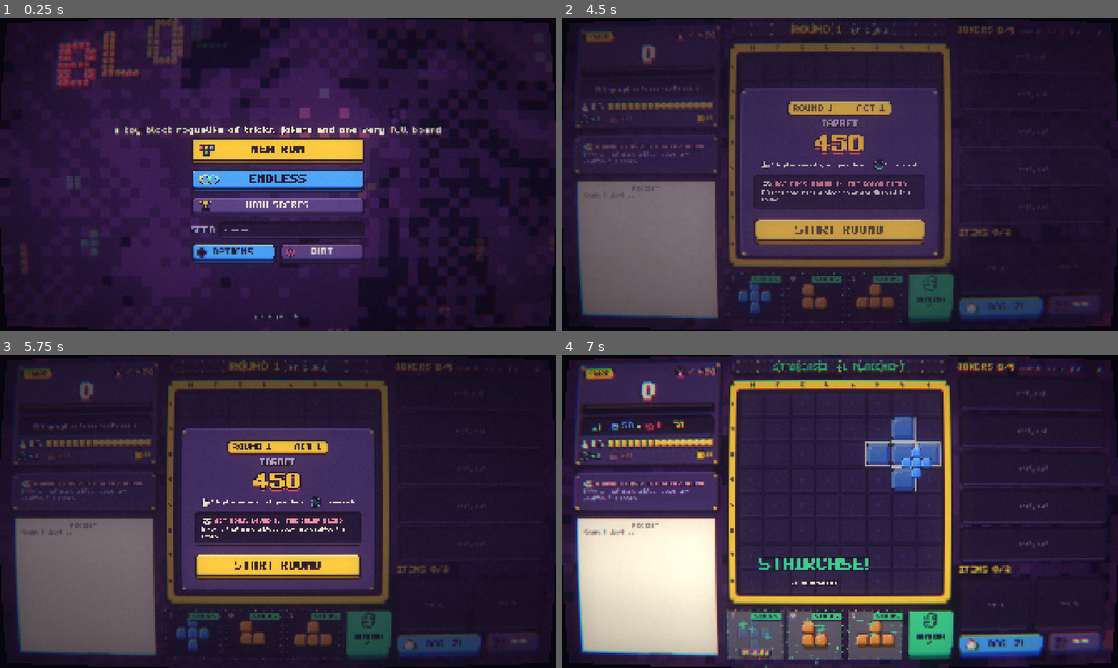
Above: before the commit, frames 1-4 (two rows, left to right).
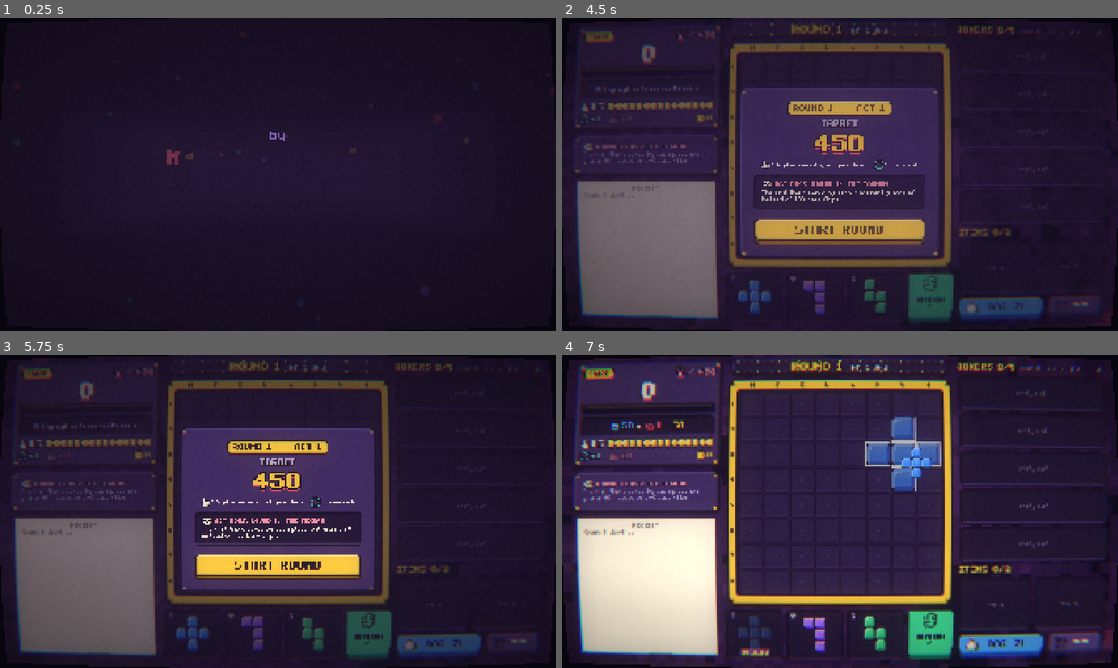
Above: after the commit, the same moments.

Repository: ElMariones/blockmania
Game: Godot game, scene res://game/main.tscn
Same seed, same stepped clock (60 frames per second), same inputs: the game is played once before the commit and once after it.
Inputs (mouse positions are in pixels of both pictures, inside the frame that each line leads up to):
- Up to frame 1 (0.25 s): no input
- Up to frame 2 (4.5 s): click (851, 230) at 0.52 s; type "12" at 0.6 s; click "NEW RUN" at 1.25 s; click "NEW RUN" at 2 s; click "ENDLESS" at 2.75 s; click "ENDLESS" at 3.5 s; click "PLAY" at 4.25 s
- Up to frame 3 (5.75 s): click "REFRESH x1" at 5 s
- Up to frame 4 (7 s): click "START ROUND" at 5.75 s; tap Enter (bm_place) at 6.5 s; drag from (751, 633) to (895, 442) at 6.52 s

The runs differ from the first frame. In frame 1, 36% of the frame differs, in the area x 0-100%, y 0-100%; in frame 2, 1.9%; in frame 3, 1.8%; in frame 4, 6.6%.

Commit message:
Launch splash, fullscreen and FPS options
- BMSplash replaces Godot's boot image (now off, ink background): "by Mario
  Landáburu" pops in letter by letter in Blockhead and dances, "made with
  Godot" slides in, then every letter bursts into spinning pieces and chips
  with a flash while the curtain fades and the title logo drops in. About
  2.3 s; any click/key/pad button skips to the burst, a second one ends it.
  Reduced motion fades only. `-- --no-splash` skips it (tools/shoot.py passes
  it unless BM_SPLASH=1).
- Blockhead gains á é í ó ú ñ ü, their capitals, ¡ and ¿.
- Options > DISPLAY: FULLSCREEN and SHOW FPS toggles, saved in settings; the
  FPS counter sits on its own layer above the CRT.

Co-Authored-By: Claude Opus 5.5 <noreply@anthropic.com>

Diff:
--- a/game/main.gd
+++ b/game/main.gd
@@ -17,6 +17,8 @@
 var crt: BMCrtLayer
 var audio: BMAudio
 var _pause: Control
+var _fps_layer: CanvasLayer
+var _fps_label: Label
 var _endless_pending_ms := 0.0
 var _window_focused := true
 
@@ -55,8 +57,27 @@
 	crt = BMCrtLayer.new()
 	crt.mode = String(settings.get("crt", "soft"))
 	add_child(crt)
+	# FPS counter: its own layer above the CRT so the digits stay crisp.
+	_fps_layer = CanvasLayer.new()
+	_fps_layer.layer = 120
+	add_child(_fps_layer)
+	_fps_label = BMStyle.label("", 20, BMStyle.MINT_L, true, 6)
+	_fps_label.position = Vector2(12, 8)
+	_fps_label.mouse_filter = Control.MOUSE_FILTER_IGNORE
+	_fps_layer.add_child(_fps_label)
 	_apply_motion_setting()
+	_apply_display_settings()
 	show_title()
+	# Studio splash over the title; the title's logo intro replays once it is gone.
+	# `-- --no-splash` skips it (tools/shoot.py passes this for screenshot fixtures).
+	if "--no-splash" in OS.get_cmdline_user_args():
+		return
+	var splash := BMSplash.new()
+	splash.main = self
+	title_screen.hold_intro()
+	splash.revealing.connect(func() -> void: title_screen.refresh())
+	add_child(splash)
+	move_child(splash, crt.get_index())
 
 
 # --- Run lifecycle -------------------------------------------------------------------------
@@ -124,6 +145,8 @@
 	if endless_screen != null and endless_screen.visible and endless_screen.game != null \
 			and not endless_screen.game.over and not is_paused() and not endless_screen.is_style_picker_open() and _window_focused:
 		_endless_pending_ms += delta * 1000.0
+	if _fps_label != null and _fps_label.visible:
+		_fps_label.text = "%d FPS" % Engine.get_frames_per_second()
 
 
 func _flush_endless_time() -> void:
@@ -304,12 +327,15 @@
 	np.add_child(skip)
 	right.add_child(BMStyle.pill("DISPLAY", "sky", 20))
 	right.add_child(_setting_button("CRT SCREEN", "crt", ["soft", "full", "off"]))
-	var disp := BMStyle.hbox(10)
-	right.add_child(disp)
-	for b in [_setting_button("MOTION", "reduced_motion", [false, true], {false: "FULL", true: "REDUCED"}),
-			_setting_button("PATTERNS", "block_patterns", [false, true], {false: "OFF", true: "ON"})]:
-		b.size_flags_horizontal = Control.SIZE_EXPAND_FILL
-		disp.add_child(b)
+	for pair in [[_setting_button("MOTION", "reduced_motion", [false, true], {false: "FULL", true: "REDUCED"}),
+			_setting_button("PATTERNS", "block_patterns", [false, true], {false: "OFF", true: "ON"})],
+			[_setting_button("FULLSCREEN", "fullscreen", [false, true], {false: "OFF", true: "ON"}),
+			_setting_button("SHOW FPS", "show_fps", [false, true], {false: "OFF", true: "ON"})]]:
+		var disp := BMStyle.hbox(10)
+		right.add_child(disp)
+		for b in pair:
+			b.size_flags_horizontal = Control.SIZE_EXPAND_FILL
+			disp.add_child(b)
 	BMStyle.focus_later(resume)
 	_pop_in(p)
 
@@ -405,6 +431,7 @@
 
 func _apply_settings() -> void:
 	audio.apply_settings(settings)
+	_apply_display_settings()
 	BMBlockPainter.show_patterns = settings.block_patterns
 	crt.set_mode(String(settings.crt))
 	_apply_motion_setting()
@@ -432,6 +459,23 @@
 		BMStyle.set_keyboard_focus_visible(true)
 	elif event is InputEventMouseButton or event is InputEventMouseMotion:
 		BMStyle.set_keyboard_focus_visible(false)
+
+
+## Window mode and FPS counter. Leaving fullscreen restores a centered 1600x900 window.
+func _apply_display_settings() -> void:
+	var want_full := bool(settings.get("fullscreen", false))
+	var mode := DisplayServer.window_get_mode()
+	var is_full := mode == DisplayServer.WINDOW_MODE_FULLSCREEN or mode == DisplayServer.WINDOW_MODE_EXCLUSIVE_FULLSCREEN
+	if want_full and not is_full:
+		DisplayServer.window_set_mode(DisplayServer.WINDOW_MODE_FULLSCREEN)
+	elif not want_full and is_full:
+		DisplayServer.window_set_mode(DisplayServer.WINDOW_MODE_WINDOWED)
+		var screen := DisplayServer.window_get_current_screen()
+		var area := DisplayServer.screen_get_usable_rect(screen)
+		var sz := Vector2i(mini(1600, area.size.x), mini(900, area.size.y))
+		DisplayServer.window_set_size(sz)
+		DisplayServer.window_set_position(area.position + (area.size - sz) / 2)
+	_fps_label.visible = bool(settings.get("show_fps", false))
 
 
 func _apply_motion_setting() -> void:
--- a/game/run/save_store.gd
+++ b/game/run/save_store.gd
@@ -67,7 +67,9 @@
 		"endless_skin": "classic", "endless_skins_unlocked": [],
 		# Audio: volumes are 0..1; "muted" silences everything, "music_on" only the soundtrack.
 		"master_volume": 0.8, "music_volume": 0.6, "sfx_volume": 0.8,
-		"muted": false, "music_on": true, "mute_unfocused": false}
+		"muted": false, "music_on": true, "mute_unfocused": false,
+		# Display: window mode and the corner FPS counter.
+		"fullscreen": false, "show_fps": false}
 	var cfg := ConfigFile.new()
 	if cfg.load(SETTINGS_PATH) == OK:
 		for k in s:
--- /dev/null
+++ b/game/ui/splash_screen.gd
@@ -0,0 +1,232 @@
+class_name BMSplash
+extends Control
+## Studio splash shown once at launch, over the title (replaces Godot's boot image, which is
+## turned off in the project settings). "by Mario Landáburu" pops in letter by letter in the
+## Blockhead font and dances, "made with Godot" slides up under it, then every letter bursts
+## into flying, spinning pieces while the ink curtain fades to reveal the title.
+## About 2.3 s. Any click, key or pad button skips straight to the burst; a second one ends it.
+## Reduced motion: the text fades in and out, with no dancing, bursting or particles.
+
+signal revealing ## the burst starts and the curtain begins to fade
+signal finished
+
+const NAME := "Mario Landáburu"
+const BY := "by"
+const MADE := "made with "
+const ENGINE := "Godot"
+const LETTER_IN := 0.15 ## first name letter appears
+const LETTER_STEP := 0.045
+const POP_TIME := 0.25
+const MADE_AT := 0.85
+const BURST_AT := 1.75
+const FADE_TIME := 0.55
+const GRAVITY := 1500.0
+
+var main: Node
+var _t := 0.0
+var _burst := false
+var _done := false
+var _letters: Array = [] ## {ch, base (Vector2 center), size, color, line, appear_at, [pos, vel, rot, spin]}
+var _bits: Array = [] ## burst particles {pos, vel, color, size, life}
+var _motes: Array = [] ## slow background blocks
+var _landed := 0
+
+
+func _ready() -> void:
+	set_anchors_and_offsets_preset(Control.PRESET_FULL_RECT)
+	mouse_filter = Control.MOUSE_FILTER_STOP
+	_layout()
+	resized.connect(_layout)
+	for i in 22:
+		_motes.append({"pos": Vector2(randf(), randf()), "speed": randf_range(0.02, 0.06),
+			"size": randf_range(10.0, 26.0), "color": BMFinishes.HUES[i % 6]})
+
+
+func _reduced() -> bool:
+	return main != null and main.settings.reduced_motion
+
+
+## Letter centers for the three pieces of text, centered on the screen.
+func _layout() -> void:
+	if _burst:
+		return
+	_letters.clear()
+	var c := size / 2.0
+	_add_line(BY, 40, c + Vector2(0, -120), BMStyle.LILAC, 0, LETTER_IN - 0.08, 0.0)
+	_add_line(NAME, 80, c + Vector2(0, -20), Color.WHITE, 1, LETTER_IN, LETTER_STEP)
+	_add_line(MADE + ENGINE, 30, c + Vector2(0, 110), BMStyle.CREAM, 2, MADE_AT, 0.012)
+
+
+func _add_line(text: String, font_size: int, center: Vector2, color: Color, line: int, start: float, step: float) -> void:
+	var f := BMStyle.font_bold
+	var width := f.get_string_size(text, HORIZONTAL_ALIGNMENT_LEFT, -1, font_size).x
+	var x := center.x - width / 2.0
+	var k := 0
+	for i in text.length():
+		var ch := text[i]
+		var adv := f.get_char_size(ch.unicode_at(0), font_size).x
+		if ch != " ":
+			var col := color
+			if line == 1:
+				col = BMFinishes.HUES[k % 6].lightened(0.15) # candy colors along the name
+			elif line == 2 and i >= MADE.length():
+				col = BMStyle.SKY_L # "Godot"
+			_letters.append({"ch": ch, "base": Vector2(x + adv / 2.0, center.y), "size": font_size,
+				"color": col, "line": line, "appear_at": start + k * step, "adv": adv})
+			k += 1
+		x += adv
+
+
+func _input(event: InputEvent) -> void:
+	if _done:
+		return
+	var pressed := (event is InputEventMouseButton or event is InputEventKey or event is InputEventJoypadButton) \
+		and event.is_pressed() and not event.is_echo()
+	if pressed:
+		if _burst:
+			_finish()
+		else:
+			_t = maxf(_t, BURST_AT)
+	# Nothing reaches the title underneath while the splash is up.
+	if not event is InputEventMouseMotion:
+		get_viewport().set_input_as_handled()
+
+
+func _process(delta: float) -> void:
+	if _done:
+		return
+	_t += delta
+	var rm := _reduced()
+	# Landing ticks for the name letters (a quick rising run).
+	while _landed < _letters.size() and _t >= float(_letters[_landed].appear_at) + POP_TIME * 0.6 and not _burst:
+		if int(_letters[_landed].line) == 1 and not rm:
+			BMAudio.sfx("letter", BMAudio.scale_pitch(_landed % 8), -8.0)
+		_landed += 1
+	if not _burst and _t >= BURST_AT:
+		_start_burst()
+	if _burst and not rm:
+		for l in _letters:
+			l.vel.y += GRAVITY * delta
+			l.pos += l.vel * delta
+			l.rot += l.spin * delta
+		for i in range(_bits.size() - 1, -1, -1):
+			var b: Dictionary = _bits[i]
+			b.vel.y += GRAVITY * 0.6 * delta
+			b.pos += b.vel * delta
+			b.life -= delta
+			if b.life <= 0.0:
+				_bits.remove_at(i)
+	if not rm:
+		for m in _motes:
+			m.pos.y = fposmod(m.pos.y - m.speed * delta, 1.0)
+	if _t >= BURST_AT + FADE_TIME:
+		_finish()
+	queue_redraw()
+
+
+## Every letter flies away from the middle with a spin; each sheds a few colored chips.
+func _start_burst() -> void:
+	_burst = true
+	_t = BURST_AT
+	revealing.emit()
+	if _reduced():
+		return
+	BMAudio.sfx("letter_pop", 1.0)
+	BMAudio.sfx_later("letter_pop", 0.06, 1.25, -4.0)
+	var c := size / 2.0
+	for l in _letters:
+		var p: Vector2 = l.base + Vector2(0, _dance_y(l))
+		var out := (p - c).normalized() if p != c else Vector2.UP
+		l.pos = p
+		l.vel = out * randf_range(380.0, 820.0) + Vector2(randf_range(-120.0, 120.0), -randf_range(300.0, 650.0))
+		l.rot = _dance_rot(l)
+		l.spin = randf_range(-10.0, 10.0)
+		for j in 5:
+			var a := randf() * TAU
+			_bits.append({"pos": p, "vel": Vector2(cos(a), sin(a)) * randf_range(200.0, 700.0) + Vector2(0, -200),
+				"color": l.color, "size": randf_range(6.0, 12.0), "life": randf_range(0.35, 0.7)})
+
+
+func _finish() -> void:
+	if _done:
+		return
+	_done = true
+	finished.emit()
+	queue_free()
+
+
+func _appear(l: Dictionary) -> float:
+	return clampf((_t - float(l.appear_at)) / POP_TIME, 0.0, 1.0)
+
+
+func _dance_y(l: Dictionary) -> float:
+	if _reduced():
+		return 0.0
+	var k := float(l.base.x) * 0.012
+	var amp := 9.0 if int(l.line) == 1 else 4.0
+	return sin(_t * 9.0 + k) * amp * _appear(l)
+
+
+func _dance_rot(l: Dictionary) -> float:
+	if _reduced() or int(l.line) != 1:
+		return 0.0
+	return sin(_t * 7.0 + float(l.base.x) * 0.02) * 0.09 * _appear(l)
+
+
+func _draw() -> void:
+	var rm := _reduced()
+	var fade := clampf((_t - BURST_AT) / FADE_TIME, 0.0, 1.0) if _burst else 0.0
+	# Ink curtain; it fades to reveal the title once the letters burst.
+	draw_rect(Rect2(Vector2.ZERO, size), Color(BMStyle.INK, 1.0 - fade))
+	var c := size / 2.0
+	# Soft stepped glow behind the name (pixel bands, no blur).
+	var glow := clampf(_t / 0.5, 0.0, 1.0) * (1.0 - fade)
+	for i in 5:
+		var w := 1500.0 - i * 220.0
+		var h := 420.0 - i * 70.0
+		draw_rect(Rect2(c - Vector2(w, h) / 2.0 + Vector2(0, -10), Vector2(w, h)), Color(BMStyle.PLUM, 0.10 * glow))
+	if not rm:
+		for m in _motes:
+			var mp := Vector2(m.pos.x * size.x, m.pos.y * size.y).round()
+			draw_rect(Rect2(mp, Vector2(m.size, m.size)), Color(m.color, 0.12 * (1.0 - fade)))
+	var f := BMStyle.font_bold
+	for l in _letters:
+		var a := _appear(l)
+		if a <= 0.0:
+			continue
+		var alpha := a
+		var pos: Vector2
+		var rot := 0.0
+		var sc := 1.0
+		if _burst and not rm:
+			pos = l.pos
+			rot = l.rot
+			alpha = 1.0 - clampf((_t - BURST_AT) / (FADE_TIME * 0.9), 0.0, 1.0)
+		elif _burst:
+			pos = l.base
+			alpha = a * (1.0 - fade)
+		else:
+			pos = l.base + Vector2(0, _dance_y(l))
+			rot = _dance_rot(l)
+			if not rm:
+				# Pop in: drop from above with an overshooting scale.
+				pos.y -= (1.0 - a) * 60.0
+				sc = 0.2 + 0.8 * a + sin(a * PI) * 0.35
+		if alpha <= 0.0:
+			continue
+		var fs: int = l.size
+		var asc := f.get_ascent(fs)
+		var origin := Vector2(-float(l.adv) / 2.0, asc / 2.0 - fs * 0.1)
+		draw_set_transform(pos, rot, Vector2(sc, sc))
+		var outline := 10 if fs >= 60 else 6
+		draw_char_outline(f, origin + Vector2(0, fs * 0.08), l.ch, fs, outline, Color(BMStyle.INK, alpha))
+		draw_char_outline(f, origin, l.ch, fs, outline, Color(BMStyle.INK, alpha))
+		draw_char(f, origin, l.ch, fs, Color(l.color, alpha))
+	draw_set_transform(Vector2.ZERO, 0.0, Vector2.ONE)
+	for b in _bits:
+		draw_rect(Rect2(b.pos - Vector2(b.size, b.size) / 2.0, Vector2(b.size, b.size)), Color(b.color, clampf(b.life / 0.3, 0.0, 1.0)))
+	# White flash on the burst.
+	if _burst and not rm:
+		var flash := 1.0 - clampf((_t - BURST_AT) / 0.18, 0.0, 1.0)
+		if flash > 0.0:
+			draw_rect(Rect2(Vector2.ZERO, size), Color(1, 1, 1, 0.35 * flash))
--- a/game/ui/title_screen.gd
+++ b/game/ui/title_screen.gd
@@ -145,6 +145,11 @@
 	_landed = 0
 	_reset_letters()
 	focus_default()
+
+
+## Keeps the logo hidden and silent (the launch splash is on top); refresh() starts the drop-in.
+func hold_intro() -> void:
+	_intro_t = -1.0e6
 
 
 func focus_default() -> void:
--- a/project.godot
+++ b/project.godot
@@ -14,6 +14,8 @@
 config/version="0.1.0-prototype"
 run/main_scene="res://game/main.tscn"
 config/features=PackedStringArray("4.7", "Forward Plus")
+boot_splash/bg_color="#1a1026"
+boot_splash/show_image=false
 config/icon="res://icon.png"
 config/windows_native_icon="res://icon.ico"
 
Binary file changed: assets/fonts/blockhead.ttf
Binary file changed: assets/fonts/blockhead_bold.ttf
Not shown, added: game/ui/splash_screen.gd.uid
Not shown, changed: AGENTS.md
Not shown, changed: ASSET_PLAN.md
Not shown, changed: GAME_DESIGN_DOCUMENT.md
Not shown, changed: TASKS.md
Not shown, changed: tools/art/gen_font.py
Not shown, changed: tools/shoot.py
